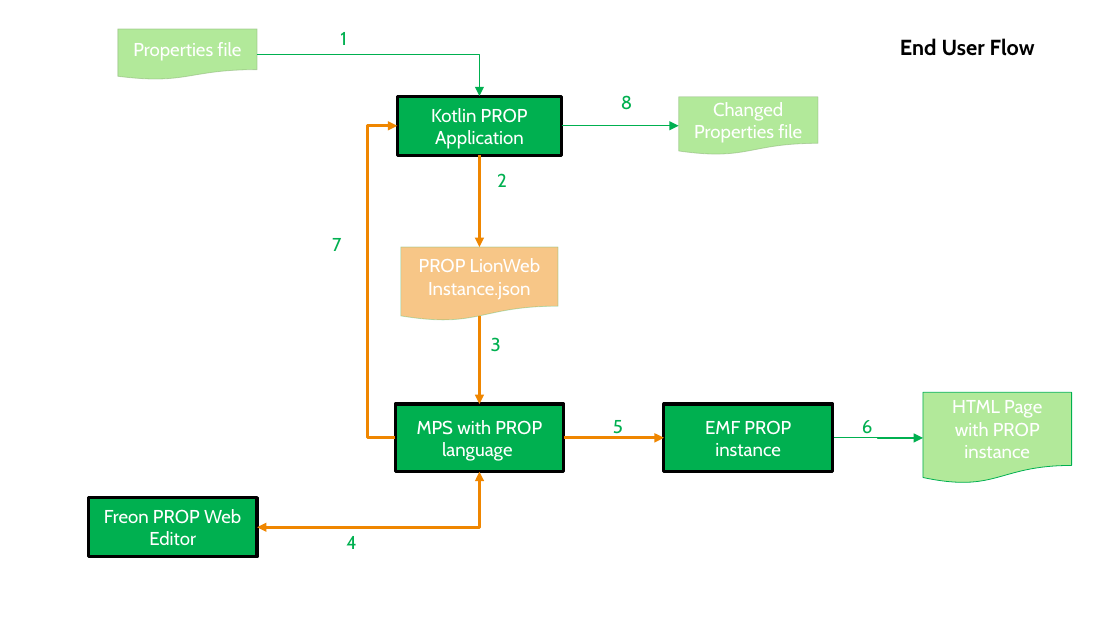
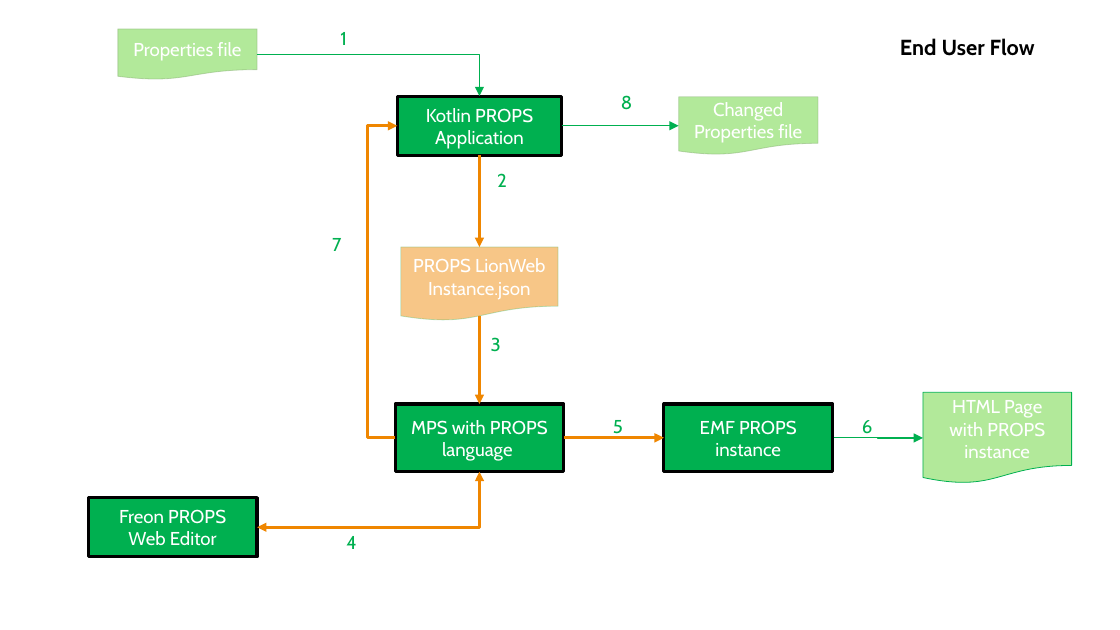
Before and after one commit to LionWeb-io/specification, a slide deck: slide 15 of resources/LangDev Talk.pptx. Drawn at 1120x630 pixels with LibreOffice and Linux fonts; fonts in the diff are those of the drawing. Boxes give left, top, right and bottom in pixels: in the first picture for what was removed or moved away, otherwise in the second. Text is boxed around its words. In the diff, an @@ line names an element or a change of style, - is before the commit and + after.

```diff
--- a/resources/LangDev Talk.pptx
+++ b/resources/LangDev Talk.pptx
@@ text in rectangle at bbox=[426, 108, 533, 149]: text changed @@
-Kotlin PROP Application
+Kotlin PROPS Application
@@ text in flow chart document at bbox=[413, 258, 545, 272]: text changed @@
-PROP LionWeb
+PROPS LionWeb
@@ text in rectangle at bbox=[411, 420, 548, 461]: text changed @@
-MPS with PROP language
+MPS with PROPS language
@@ text in rectangle at bbox=[700, 420, 797, 457]: text changed @@
-EMF PROP instance
+EMF PROPS instance
@@ text in flow chart document at bbox=[949, 422, 1045, 458]: text changed @@
-with PROP instance
+with PROPS instance
@@ text in rectangle at bbox=[119, 509, 226, 546]: text changed @@
-Freon PROP Web Editor
+Freon PROPS Web Editor
```
Also in this commit, not shown: 1 other slide changed.
